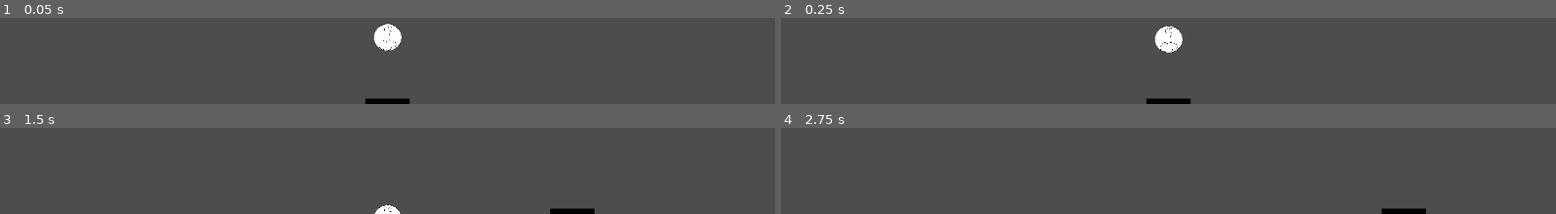
Above: before the commit, frames 1-4 (two rows, left to right).
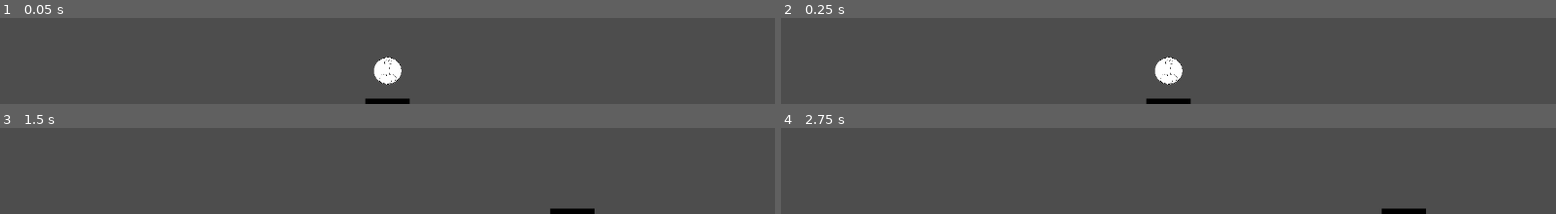
Above: after the commit, the same moments.

Repository: gregblast-bot/DnB
Game: Godot game, scene res://scenes/test_level.tscn
Two runs of this game, one before a commit and one after it. Both use one fixed random seed, a clock stepped at 60 frames per second and the inputs below.
Inputs:
- Up to frame 1 (0.05 s): no input
- Up to frame 2 (0.25 s): no input
- Up to frame 3 (1.5 s): hold Right (right) 0.53-1.28 s; tap Space (launch) at 0.6, 1.35 s; hold Left (left) from 1.28 s (still down)
- Up to frame 4 (2.75 s): tap Enter at 2 s; release Left (left) at 2.03 s; hold Right (right) from 2.03 s (still down); tap Space (launch) at 2.1 s

The runs differ from the first frame. In frame 1, 1.8% of the frame differs, in the area x 48-52%, y 6-78%; in frame 2, 1.8%, in the area x 48-52%, y 8-78%; in frame 3, 0.3%; in frame 4, nothing differs.

Commit message:
Add launch button.

Diff:
--- a/project.godot
+++ b/project.godot
@@ -31,8 +31,8 @@
 }
 launch={
 "deadzone": 0.5,
-"events": [Object(InputEventKey,"resource_local_to_scene":false,"resource_name":"","device":0,"window_id":0,"alt_pressed":false,"shift_pressed":false,"ctrl_pressed":false,"meta_pressed":false,"pressed":false,"keycode":0,"physical_keycode":32,"key_label":0,"unicode":0,"location":0,"echo":false,"script":null)
-, Object(InputEventMouseButton,"resource_local_to_scene":fal …(106 unchanged characters)… alse,"meta_pressed":false,"button_mask":0,"position":Vector2(0, 0),"global_position":Vector2(0, 0),"factor":1.0,"button_index":1,"canceled":false,"pressed":false,"double_click":false,"script":null)
+"events": [Object(InputEventKey,"resource_local_to_scene":false,"resource_name":"","device":-1,"window_id":0,"alt_pressed":false,"shift_pressed":false,"ctrl_pressed":false,"meta_pressed":false,"pressed":false,"keycode":0,"physical_keycode":32,"key_label":0,"unicode":32,"location":0,"echo":false,"script":null)
+, Object(InputEventMouseButton,"resource_local_to_scene":fal …(106 unchanged characters)… alse,"meta_pressed":false,"button_mask":1,"position":Vector2(153, 10),"global_position":Vector2(162, 58),"factor":1.0,"button_index":1,"canceled":false,"pressed":true,"double_click":false,"script":null)
 ]
 }
 
--- a/scenes/scripts/ball.gd
+++ b/scenes/scripts/ball.gd
@@ -10,11 +10,12 @@
 func _ready():
 	screen_size = get_viewport_rect().size
 	x_pos = get_viewport_rect().size.x
-	y_pos = get_viewport_rect().size.y - 100
+	y_pos = get_viewport_rect().size.y - 50
 	position = Vector2(x_pos/2, y_pos)
 
 func _physics_process(delta):
 	# Set direction based on whether lauch is initiated
-	#if Input.get("launch")
-	direction = Vector2(0, 100)
-	apply_force(direction)
+	if Input.is_action_just_pressed("launch"):
+		# Apply an impulse to make the body jump
+		direction = Vector2(0, 100)
+		apply_central_impulse(direction)
